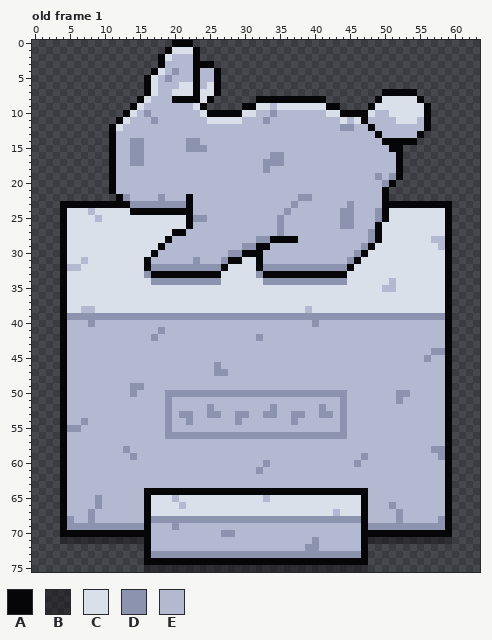
File history of a pixel-art file, _assets/art/buildings/statue.aseprite. Above: the version before the commit.
64x76 pixels, 1 frame. Shown: old frame 1.
Visible layers, top first: "Statue", "Offering", "Base".
Palette (. is transparent): A #060608  B #14101374  C #dae0ea  D #8b93af  E #b3b9d1
Pixels before, old frame 1 (only the part around the change), first column x 15:
60 EEEEEEEEEEEEEEEEEEDEEEEEEEEEEEE
61 EEEEEEEEEEEEEEEEEDEEEEEEEEEEEEE
62 EEEEEEEEEEEEEEEEEEEEEEEEEEEEEEE
63 EEEEEEEEEEEEEEEEEEEEEEEEEEEEEEE
64 EAAAAAAAAAAAAAAAAAAAAAAAAAAAAAA
65 EACCCECCCCCCCCCCCCECCCCCCCCCCCC
66 EACCCCECCCCCCCCCCCCCCCCCCCCCCCC
67 EACCCCCCCCCCCCCCCCCCCCCCCCCCECC
68 EADDDDDDDDDDDDDDDDDDDDDDDDDDDDD
69 DAEEEDEEEEEEEEEEEEEEEEEEEEEEEEE
70 AAEEEEEEEEEEDDEEEEEEEEEEEEEEEEE
71 BAEEEEEEEEEEEEEEEEEEEEEEEDEEEEE
72 .AEEEEEEEEEEEEEEEEEEEEEEDDEEEEE
73 .ADDDDDDDDDDDDDDDDDDDDDDDDDDDDD
74 .AAAAAAAAAAAAAAAAAAAAAAAAAAAAAA
75 .BBBBBBBBBBBBBBBBBBBBBBBBBBBBBB
Once edited:
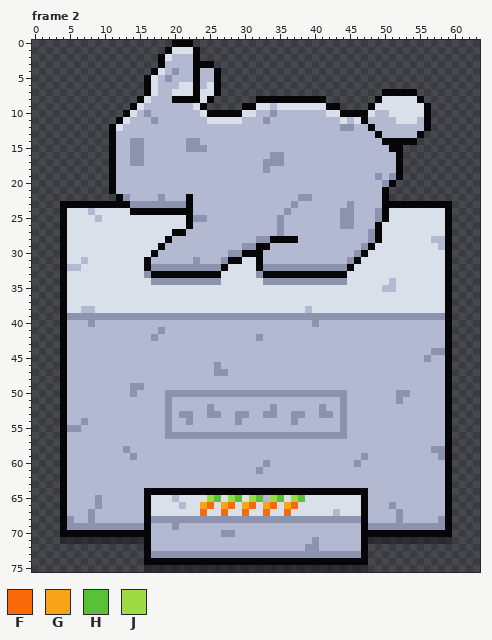
Colours new in this view: F #fa6a0a  G #f9a31b  H #59c135  J #9cdb43
A new or re-ordered frame is compared with the old frame closest to it.
What changed:
frames 1 -> 2
layer "Carrots" added
Frame 2 is new; against old frame 1, layer "Carrots":
The author changed colour C to colour F in row 66 at x 25, 28, 31, 34 and 37; in row 67 at x 24, 27, 30, 33 and 36.
The author changed colour C to colour G in row 66 at x 24, 27, 30, 33 and 36.
The author changed colour C to colour H in row 65 at x 26, 29, 32, 35 and 38.
The author changed colour C to colour J in row 65 at x 25, 28, 31, 34 and 37.
Where, in picture pixels (left, top, right, bottom), the same in both pictures:
changed: (200, 495, 305, 516)
